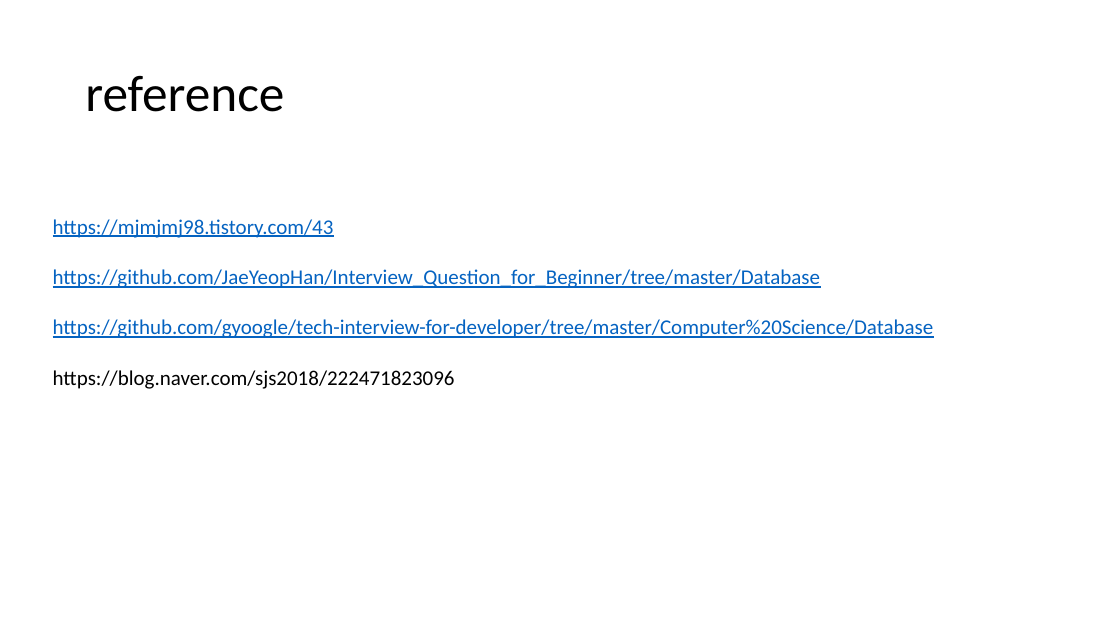
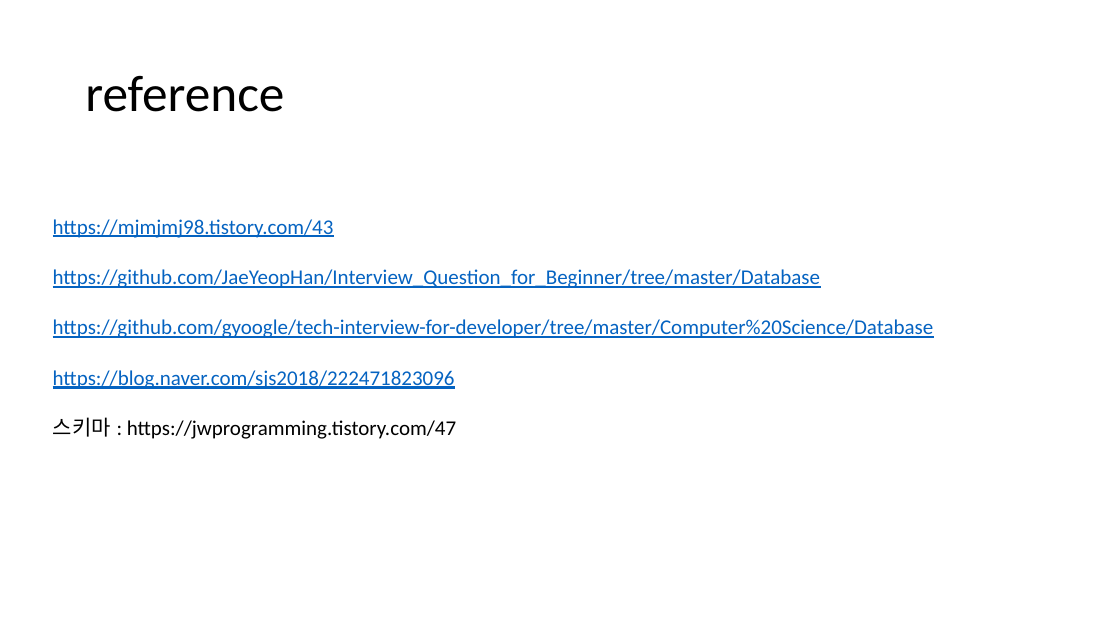
Before and after one commit to bejpark/JavaStudy, a slide deck: slide 13 of 팀과제/6팀_2_DBMS.pptx (slide 9 before the commit). Drawn at 1120x630 pixels with LibreOffice and Linux fonts; fonts in the diff are those of the drawing. Boxes give left, top, right and bottom in pixels: in the first picture for what was removed or moved away, otherwise in the second. Text is boxed around its words. In the diff, an @@ line names an element or a change of style, - is before the commit and + after.

```diff
--- a/팀과제/6팀_2_DBMS.pptx
+++ b/팀과제/6팀_2_DBMS.pptx
@@ text at (53,370,455,389): text colour #000000 to #0563C1, underline on in "https://blog.naver.com/sjs2018/222471823096" @@
@@ text at (53,417,456,439): paragraph added @@
+스키마 : https://jwprogramming.tistory.com/47
```
Also in this commit, not shown: 1 other slide changed, 4 slides added, 3 other files.
